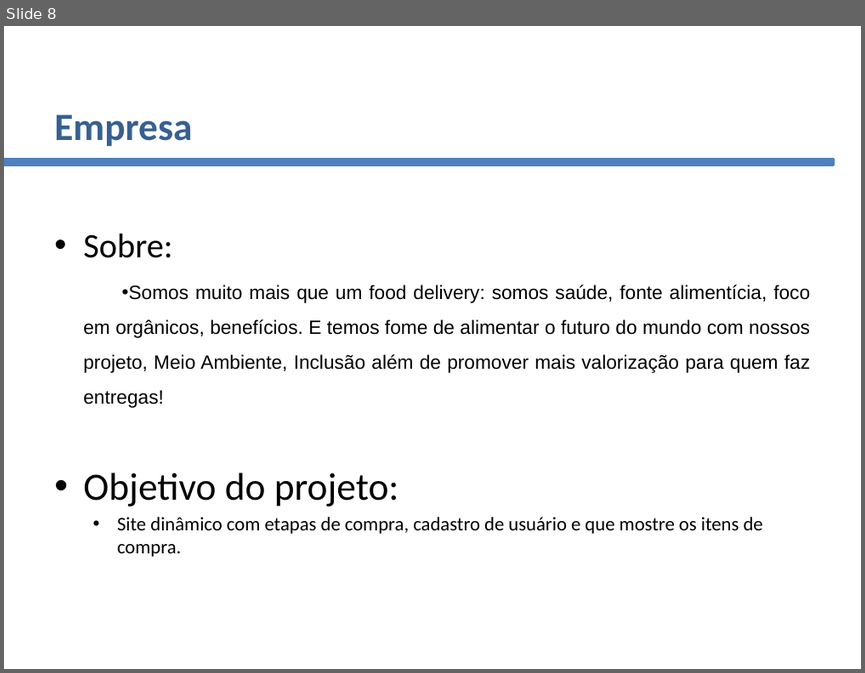
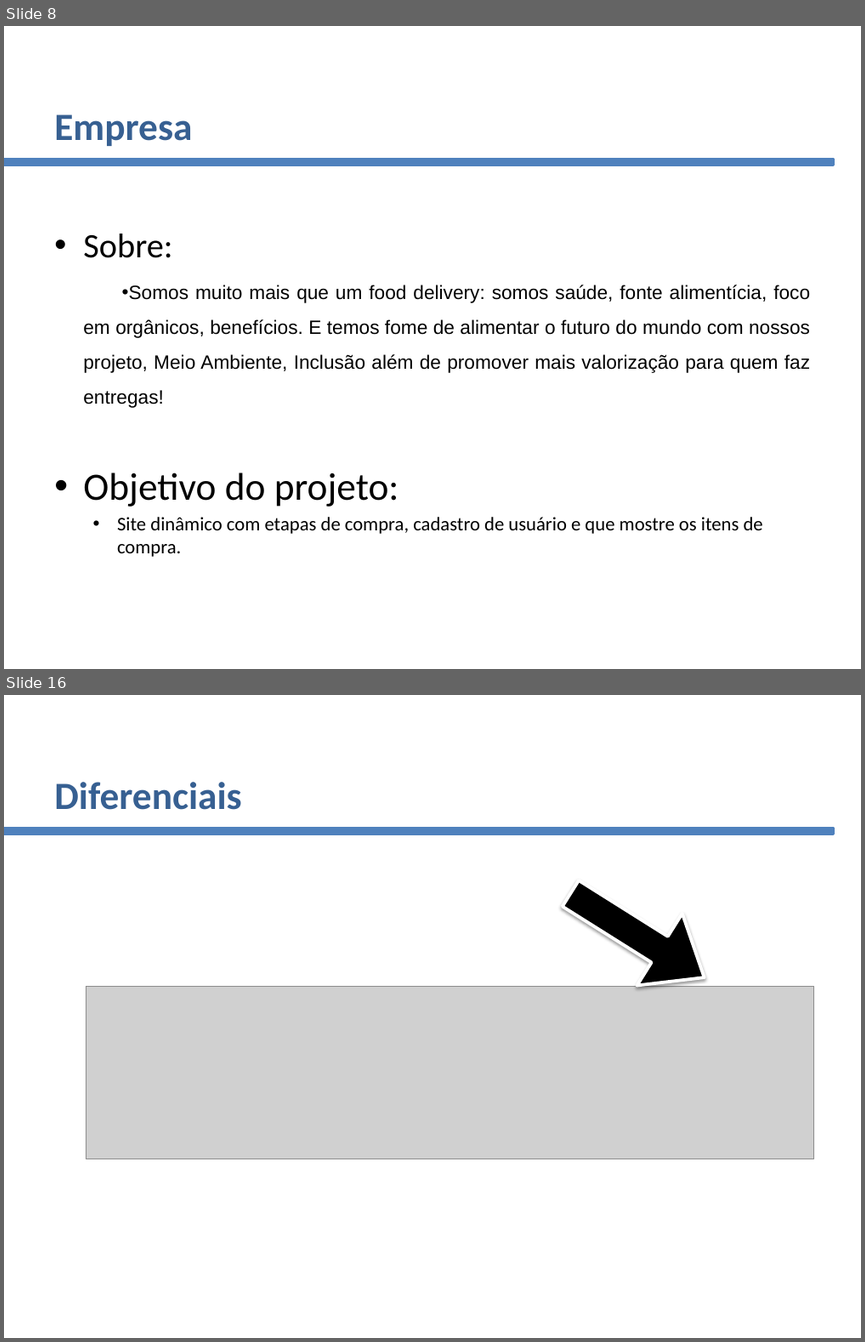
Before and after one commit to matheusg-dev/ProjetoDelivery_TCC, a slide deck: assets/documentacao_abnt/PowerPoint Projeto Final SENAI.pptx. Shown one above the other, each under a label of ours: slide 8 before the commit, slides 8 and 16 after it; the slides between them are not shown. The pictures are 865x673 and 865x1342 pixels, drawn with LibreOffice and Linux fonts; fonts in the diff are those of the drawing; grey boxes stand for pictures; background and template pictures are left out. Boxes give left, top, right and bottom in pixels: in the first picture for what was removed or moved away, otherwise in the second. Text is boxed around its words. In the diff, an @@ line names an element or a change of style, - is before the commit and + after.

```diff
--- a/assets/documentacao_abnt/PowerPoint Projeto Final SENAI.pptx
+++ b/assets/documentacao_abnt/PowerPoint Projeto Final SENAI.pptx
@@ slide 16 added at bbox=[4, 695, 861, 1338], background #FFFFFF @@
@@ title added at bbox=[54, 782, 241, 810], 36 pt, text #376092, bold @@
+Diferenciais
@@ rectangle added at bbox=[4, 828, 833, 834], fill #4F81BD, outline #4F81BD 2 pt @@
@@ right arrow added at bbox=[548, 857, 727, 1014], fill #000000, outline #FFFFFF 3 pt @@
@@ picture added at bbox=[86, 986, 814, 1158] @@
```
Also in this commit, not shown: 11 slides changed, 10 other slides added, 1 slide removed.
